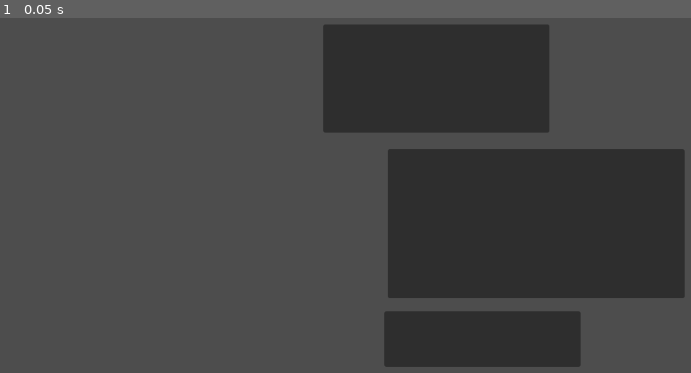
Above: before the commit, frame 1.
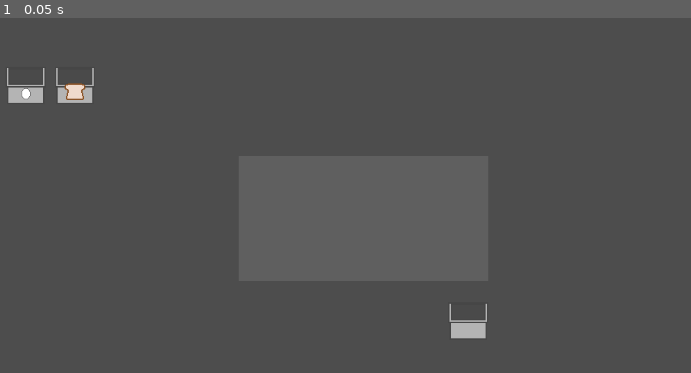
Above: after the commit, the same moment.

Repository: Sherwoodwt/eggsistential-crisis
Game: Godot game, scene res://scenes/game.tscn
Two runs of this game, one before a commit and one after it. Both use one fixed random seed, a clock stepped at 60 frames per second and the inputs below. Before the commit the project starts from res://game.tscn.
Inputs:
- Up to frame 1 (0.05 s): no input

The runs differ from the first frame. In frame 1, 33% of the frame differs, in the area x 1-99%, y 1-99%.

Commit message:
drag and drop ingredients, almost done with trash

Diff:
--- a/egg.gd
+++ /dev/null
@@ -1,15 +0,0 @@
-extends Control
-
-@export var egg_meat: PackedScene
-
-func _process(delta: float) -> void:
-	if Input.is_mouse_button_pressed(MOUSE_BUTTON_LEFT):
-		global_position = get_global_mouse_position()
-
-func open(loc: Vector2):
-	var instance = egg_meat.instantiate() as Control
-	instance.position = loc
-	add_sibling(instance)
-
-#	for now destroy
-	queue_free()
--- a/egg.tscn
+++ b/egg.tscn
@@ -1,8 +1,39 @@
 [gd_scene format=3 uid="uid://br8okg7f8r03d"]
 
-[ext_resource type="Texture2D" uid="uid://gverx1r5lsc0" path="res://egg.png" id="1_6upkn"]
-[ext_resource type="Script" uid="uid://diottfv4pl4b5" path="res://egg.gd" id="1_60cwx"]
-[ext_resource type="PackedScene" uid="uid://bit67gx1wl1d7" path="res://egg_meat.tscn" id="2_s80rl"]
+[ext_resource type="Texture2D" uid="uid://b40q8cqf8dymj" path="res://sprites/fried_egg.png" id="1_6upkn"]
+
+[sub_resource type="GDScript" id="GDScript_60cwx"]
+script/source = "extends Control
+
+@export var egg_meat: PackedScene
+
+func _process(delta: float) -> void:
+	if Input.is_mouse_button_pressed(MOUSE_BUTTON_LEFT):
+		global_position = get_global_mouse_position()
+
+func open(loc: Vector2):
+	var instance = egg_meat.instantiate() as Control
+	instance.position = loc
+	add_sibling(instance)
+
+#	for now destroy
+	queue_free()
+"
+
+[sub_resource type="PackedScene" id="PackedScene_s80rl"]
+_bundled = {
+"conn_count": 0,
+"conns": PackedInt32Array(),
+"editable_instances": [],
+"id_paths": [PackedInt32Array()],
+"names": PackedStringArray("EggMeat", "Control", "layout_mode", "anchors_preset", "anchor_right", "anchor_bottom", "grow_horizontal", "grow_vertical", "TextureRect", "TextureRect", "layout_mode", "offset_right", "offset_bottom", "texture"),
+"node_count": 2,
+"node_ids": PackedInt32Array(1624440962, 1899709114),
+"node_paths": [NodePath(".")],
+"nodes": PackedInt32Array(-1, -1, 1, 0, -1, 6, 2, 0, 3, 1, 4, 2, 5, 3, 6, 4, 7, 5, 0, 1073741824, 0, 9, 8, -1, 4, 10, 6, 11, 7, 12, 8, 13, 9, 0),
+"variants": [3, 15, 1.0, 1.0, 2, 2, 0, 40.0, 40.0, ExtResource("1_6upkn")],
+"version": 3
+}
 
 [node name="Egg" type="Control" unique_id=1634030217]
 layout_mode = 3
@@ -11,11 +42,5 @@
 anchor_bottom = 1.0
 grow_horizontal = 2
 grow_vertical = 2
-script = ExtResource("1_60cwx")
-egg_meat = ExtResource("2_s80rl")
-
-[node name="TextureRect" type="TextureRect" parent="." unique_id=1476675264]
-layout_mode = 0
-offset_right = 40.0
-offset_bottom = 40.0
-texture = ExtResource("1_6upkn")
+script = SubResource("GDScript_60cwx")
+egg_meat = SubResource("PackedScene_s80rl")
--- a/egg_meat.tscn
+++ /dev/null
@@ -1,17 +0,0 @@
-[gd_scene format=3 uid="uid://bit67gx1wl1d7"]
-
-[ext_resource type="Texture2D" uid="uid://b40q8cqf8dymj" path="res://egg_meat.png" id="1_5uhtc"]
-
-[node name="EggMeat" type="Control" unique_id=1624440962]
-layout_mode = 3
-anchors_preset = 15
-anchor_right = 1.0
-anchor_bottom = 1.0
-grow_horizontal = 2
-grow_vertical = 2
-
-[node name="TextureRect" type="TextureRect" parent="." unique_id=1899709114]
-layout_mode = 0
-offset_right = 40.0
-offset_bottom = 40.0
-texture = ExtResource("1_5uhtc")
--- a/events.gd
+++ /dev/null
@@ -1,3 +0,0 @@
-extends Node
-
-signal grab(item: Node)
--- a/game.tscn
+++ /dev/null
@@ -1,58 +0,0 @@
-[gd_scene format=3 uid="uid://cy4oxwpp8y83p"]
-
-[ext_resource type="Script" uid="uid://ds60yn5kvgf3q" path="res://grab.gd" id="1_80nbo"]
-[ext_resource type="PackedScene" uid="uid://br8okg7f8r03d" path="res://egg.tscn" id="2_e2o6t"]
-[ext_resource type="Script" uid="uid://bb4qpj3lfdknw" path="res://grill.gd" id="3_feb5d"]
-
-[node name="Game" type="Control" unique_id=1792544149]
-layout_mode = 3
-anchors_preset = 15
-anchor_right = 1.0
-anchor_bottom = 1.0
-grow_horizontal = 2
-grow_vertical = 2
-
-[node name="Panel" type="Panel" parent="." unique_id=1766854468]
-layout_mode = 1
-anchors_preset = 8
-anchor_left = 0.5
-anchor_top = 0.5
-anchor_right = 0.5
-anchor_bottom = 0.5
-offset_left = 30.0
-offset_top = 134.0
-offset_right = 313.0
-offset_bottom = 214.0
-grow_horizontal = 2
-grow_vertical = 2
-script = ExtResource("1_80nbo")
-item_scene = ExtResource("2_e2o6t")
-
-[node name="Grill" type="Panel" parent="." unique_id=662914279]
-layout_mode = 1
-anchors_preset = 8
-anchor_left = 0.5
-anchor_top = 0.5
-anchor_right = 0.5
-anchor_bottom = 0.5
-offset_left = 35.0
-offset_top = -100.0
-offset_right = 463.0
-offset_bottom = 115.0
-grow_horizontal = 2
-grow_vertical = 2
-script = ExtResource("3_feb5d")
-
-[node name="Window" type="Panel" parent="." unique_id=1492271176]
-layout_mode = 1
-anchors_preset = 8
-anchor_left = 0.5
-anchor_top = 0.5
-anchor_right = 0.5
-anchor_bottom = 0.5
-offset_left = -58.0
-offset_top = -280.0
-offset_right = 268.0
-offset_bottom = -124.0
-grow_horizontal = 2
-grow_vertical = 2
--- a/grab.gd
+++ /dev/null
@@ -1,8 +0,0 @@
-extends Panel
-
-@export var item_scene: PackedScene
-
-func _get_drag_data(at_position: Vector2) -> Variant:
-	var instance = item_scene.instantiate()
-	add_sibling(instance)
-	return instance
--- a/grill.gd
+++ /dev/null
@@ -1,4 +0,0 @@
-extends Panel
-
-func _drop_data(at_position: Vector2, data: Variant) -> void:
-	print(data)
--- a/project.godot
+++ b/project.godot
@@ -11,17 +11,17 @@
 [application]
 
 config/name="EggsistentialCrisis"
-run/main_scene="res://game.tscn"
-config/features=PackedStringArray("4.6", "GL Compatibility")
+run/main_scene="uid://xr2nbehopw4o"
+config/features=PackedStringArray("4.7", "GL Compatibility")
 config/icon="res://icon.svg"
 
-[autoload]
+[input]
 
-Events="*uid://cwlkxbnvclpp4"
-
-[display]
-
-window/size/mode=2
+grab={
+"deadzone": 0.2,
+"events": [Object(InputEventMouseButton,"resource_local_to_scene":false,"resource_name":"","device":-1,"window_id":0,"alt_pressed":false,"shift_pressed":false,"ctrl_pressed":false,"meta_pressed":false,"button_mask":1,"position":Vector2(240, 13),"global_position":Vector2(249, 61),"factor":1.0,"button_index":1,"canceled":false,"pressed":true,"double_click":false,"script":null)
+]
+}
 
 [physics]
 
--- /dev/null
+++ b/scenes/food/egg.tscn
@@ -0,0 +1,30 @@
+[gd_scene format=3 uid="uid://koojw113cnu4"]
+
+[ext_resource type="Script" uid="uid://txb5lukn44vs" path="res://scripts/cookable_ingredient.gd" id="1_34461"]
+[ext_resource type="Script" uid="uid://tiglmwd6t4kk" path="res://scripts/cook_method.gd" id="2_6phm8"]
+[ext_resource type="Texture2D" uid="uid://gverx1r5lsc0" path="res://sprites/egg.png" id="3_vh25c"]
+[ext_resource type="PackedScene" uid="uid://dgl2o8lwlgiq3" path="res://scenes/food/fried_egg.tscn" id="3_ww3ow"]
+[ext_resource type="Texture2D" uid="uid://xebtemqxo770" path="res://sprites/frying_egg.png" id="4_6phm8"]
+
+[sub_resource type="Resource" id="Resource_5yv1l"]
+script = ExtResource("2_6phm8")
+cooked_ingredient = ExtResource("3_ww3ow")
+cooking_sprite = ExtResource("4_6phm8")
+cooker = "stove"
+cook_time = 7.0
+metadata/_custom_type_script = "uid://tiglmwd6t4kk"
+
+[sub_resource type="CapsuleShape2D" id="CapsuleShape2D_l64r8"]
+
+[node name="Egg" type="Area2D" unique_id=1363460732]
+script = ExtResource("1_34461")
+cook_methods = Array[ExtResource("2_6phm8")]([SubResource("Resource_5yv1l")])
+id = "egg"
+
+[node name="Timer" type="Timer" parent="." unique_id=713227516]
+
+[node name="Sprite2D" type="Sprite2D" parent="." unique_id=262817493]
+texture = ExtResource("3_vh25c")
+
+[node name="CollisionShape2D" type="CollisionShape2D" parent="." unique_id=1371519838]
+shape = SubResource("CapsuleShape2D_l64r8")
--- /dev/null
+++ b/scenes/food/fried_egg.tscn
@@ -0,0 +1,23 @@
+[gd_scene format=3 uid="uid://dgl2o8lwlgiq3"]
+
+[ext_resource type="Script" uid="uid://ci0fwb2ooxklo" path="res://scripts/ingredient.gd" id="1_ybnph"]
+[ext_resource type="Texture2D" uid="uid://bava8d2dl0ff1" path="res://sprites/burnt_fried_egg.png" id="2_gbq58"]
+[ext_resource type="Texture2D" uid="uid://b40q8cqf8dymj" path="res://sprites/fried_egg.png" id="2_hisr7"]
+
+[sub_resource type="CircleShape2D" id="CircleShape2D_5yv1l"]
+radius = 15.033297
+
+[node name="FriedEgg" type="Area2D" unique_id=1726214408]
+script = ExtResource("1_ybnph")
+id = "fried_egg"
+is_edible = true
+burn_time = 7.0
+burnt = ExtResource("2_gbq58")
+
+[node name="Timer" type="Timer" parent="." unique_id=472030533]
+
+[node name="CollisionShape2D" type="CollisionShape2D" parent="." unique_id=1813649105]
+shape = SubResource("CircleShape2D_5yv1l")
+
+[node name="Sprite2D" type="Sprite2D" parent="." unique_id=1156334465]
+texture = ExtResource("2_hisr7")
--- /dev/null
+++ b/scenes/food/sliced_bread.tscn
@@ -0,0 +1,33 @@
+[gd_scene format=3 uid="uid://lxxwk60bbusg"]
+
+[ext_resource type="Script" uid="uid://txb5lukn44vs" path="res://scripts/cookable_ingredient.gd" id="1_tvt0f"]
+[ext_resource type="Texture2D" uid="uid://cl5a6lflsh3rl" path="res://sprites/sliced_bread.png" id="2_a34ib"]
+[ext_resource type="Script" uid="uid://tiglmwd6t4kk" path="res://scripts/cook_method.gd" id="2_o421x"]
+[ext_resource type="PackedScene" uid="uid://dyxkf5exs2bij" path="res://scenes/food/sliced_toast.tscn" id="3_7ix2g"]
+
+[sub_resource type="Resource" id="Resource_5yv1l"]
+script = ExtResource("2_o421x")
+cooked_ingredient = ExtResource("3_7ix2g")
+cooking_sprite = ExtResource("2_a34ib")
+cooker = "stove"
+cook_time = 12.0
+metadata/_custom_type_script = "uid://tiglmwd6t4kk"
+
+[sub_resource type="RectangleShape2D" id="RectangleShape2D_5yv1l"]
+size = Vector2(51, 43)
+
+[node name="SlicedBread" type="Area2D" unique_id=1597177013]
+script = ExtResource("1_tvt0f")
+cook_methods = Array[ExtResource("2_o421x")]([SubResource("Resource_5yv1l")])
+id = "sliced_bread"
+is_bread = true
+is_edible = true
+
+[node name="Timer" type="Timer" parent="." unique_id=1627974395]
+
+[node name="CollisionShape2D" type="CollisionShape2D" parent="." unique_id=2095187760]
+position = Vector2(-0.5, -7.5)
+shape = SubResource("RectangleShape2D_5yv1l")
+
+[node name="Sprite2D" type="Sprite2D" parent="." unique_id=1767466773]
+texture = ExtResource("2_a34ib")
--- /dev/null
+++ b/scenes/food/sliced_toast.tscn
@@ -0,0 +1,25 @@
+[gd_scene format=3 uid="uid://dyxkf5exs2bij"]
+
+[ext_resource type="Script" uid="uid://ci0fwb2ooxklo" path="res://scripts/ingredient.gd" id="1_ngq6a"]
+[ext_resource type="Texture2D" uid="uid://bmiq88j0vvflg" path="res://sprites/burnt_sliced_toast.png" id="2_n8mpr"]
+[ext_resource type="Texture2D" uid="uid://b7y53bpqruapb" path="res://sprites/sliced_toast.png" id="2_ts1dx"]
+
+[sub_resource type="RectangleShape2D" id="RectangleShape2D_5yv1l"]
+size = Vector2(51, 45)
+
+[node name="SlicedToast" type="Area2D" unique_id=1648100404]
+script = ExtResource("1_ngq6a")
+id = "sliced_toast"
+is_bread = true
+is_edible = true
+burn_time = 7.0
+burnt = ExtResource("2_n8mpr")
+
+[node name="Timer" type="Timer" parent="." unique_id=564188749]
+
+[node name="CollisionShape2D" type="CollisionShape2D" parent="." unique_id=1031367461]
+position = Vector2(0.5, -5.5)
+shape = SubResource("RectangleShape2D_5yv1l")
+
+[node name="Sprite2D" type="Sprite2D" parent="." unique_id=1512631976]
+texture = ExtResource("2_ts1dx")
--- /dev/null
+++ b/scenes/game.tscn
@@ -0,0 +1,42 @@
+[gd_scene format=3 uid="uid://xr2nbehopw4o"]
+
+[ext_resource type="PackedScene" uid="uid://bg10admtciej8" path="res://scenes/stove.tscn" id="1_uwrxv"]
+[ext_resource type="PackedScene" uid="uid://br4bm2qccr776" path="res://scenes/ingredient_container.tscn" id="2_yqjtg"]
+[ext_resource type="PackedScene" uid="uid://koojw113cnu4" path="res://scenes/food/egg.tscn" id="3_lnu2h"]
+[ext_resource type="PackedScene" uid="uid://lxxwk60bbusg" path="res://scenes/food/sliced_bread.tscn" id="4_lbhrr"]
+[ext_resource type="Script" uid="uid://dla5p03opnsh4" path="res://scripts/trash.gd" id="5_iywne"]
+[ext_resource type="Texture2D" uid="uid://dbud3xiu1aw4b" path="res://sprites/container.png" id="6_p57ef"]
+
+[sub_resource type="RectangleShape2D" id="RectangleShape2D_5yv1l"]
+size = Vector2(53, 53)
+
+[node name="Game" type="Node2D" unique_id=1126588430]
+
+[node name="Camera2D" type="Camera2D" parent="." unique_id=2138205377]
+
+[node name="Trash" type="Area2D" parent="." unique_id=2090500275]
+position = Vector2(150, 149)
+script = ExtResource("5_iywne")
+capacity = 30
+
+[node name="CollisionShape2D" type="CollisionShape2D" parent="Trash" unique_id=348374880]
+position = Vector2(0.5, -1.5)
+shape = SubResource("RectangleShape2D_5yv1l")
+
+[node name="Sprite2D" type="Sprite2D" parent="Trash" unique_id=1732783663]
+texture = ExtResource("6_p57ef")
+
+[node name="Stove" parent="." unique_id=2106285633 instance=ExtResource("1_uwrxv")]
+
+[node name="IngredientContainer" parent="." unique_id=470770755 instance=ExtResource("2_yqjtg")]
+position = Vector2(-488, -191)
+ingredient = ExtResource("3_lnu2h")
+amount = 100
+
+[node name="IngredientContainer2" parent="." unique_id=1081981084 instance=ExtResource("2_yqjtg")]
+position = Vector2(-417, -191)
+ingredient = ExtResource("4_lbhrr")
+amount = 100
+
+[connection signal="area_entered" from="Trash" to="Trash" method="_on_area_entered"]
+[connection signal="area_exited" from="Trash" to="Trash" method="_on_area_exited"]
--- /dev/null
+++ b/scenes/ingredient_container.tscn
@@ -0,0 +1,23 @@
+[gd_scene format=3 uid="uid://br4bm2qccr776"]
+
+[ext_resource type="Script" uid="uid://c8rakr4jhl50p" path="res://scripts/ingredient_container.gd" id="1_coqhe"]
+[ext_resource type="Texture2D" uid="uid://dbud3xiu1aw4b" path="res://sprites/container.png" id="2_v0rxn"]
+
+[sub_resource type="RectangleShape2D" id="RectangleShape2D_5yv1l"]
+size = Vector2(56, 54)
+
+[node name="IngredientContainer" type="Area2D" unique_id=470770755]
+script = ExtResource("1_coqhe")
+
+[node name="CollisionShape2D" type="CollisionShape2D" parent="." unique_id=2031868484]
+position = Vector2(1, -1)
+shape = SubResource("RectangleShape2D_5yv1l")
+
+[node name="Sprite2D" type="Sprite2D" parent="." unique_id=1368836169]
+texture = ExtResource("2_v0rxn")
+
+[node name="Contents" type="Sprite2D" parent="." unique_id=382545043]
+position = Vector2(1, 11)
+scale = Vector2(0.5, 0.5)
+
+[connection signal="input_event" from="." to="." method="_on_input_event"]
--- /dev/null
+++ b/scenes/stove.tscn
@@ -0,0 +1,86 @@
+[gd_scene format=3 uid="uid://bg10admtciej8"]
+
+[ext_resource type="PackedScene" uid="uid://di5ujrudev4ja" path="res://scenes/stove_section.tscn" id="1_bocw4"]
+
+[sub_resource type="CanvasTexture" id="CanvasTexture_5yv1l"]
+
+[node name="Stove" type="Node2D" unique_id=2106285633]
+
+[node name="Sprite2D" type="Sprite2D" parent="." unique_id=1853354067]
+modulate = Color(0.37413925, 0.37413928, 0.37413922, 1)
+position = Vector2(1.9073486e-06, 0)
+scale = Vector2(360, 180)
+texture = SubResource("CanvasTexture_5yv1l")
+
+[node name="StoveSection" parent="." unique_id=2017318805 instance=ExtResource("1_bocw4")]
+position = Vector2(-150, -60)
+
+[node name="StoveSection2" parent="." unique_id=336467497 instance=ExtResource("1_bocw4")]
+position = Vector2(-90, -60)
+
+[node name="StoveSection3" parent="." unique_id=1286712099 instance=ExtResource("1_bocw4")]
+position = Vector2(-30, -60)
+
+[node name="StoveSection4" parent="." unique_id=357352589 instance=ExtResource("1_bocw4")]
+position = Vector2(30, -60)
+
+[node name="StoveSection5" parent="." unique_id=433923668 instance=ExtResource("1_bocw4")]
+position = Vector2(90, -60)
+
+[node name="StoveSection6" parent="." unique_id=1559891396 instance=ExtResource("1_bocw4")]
+position = Vector2(150, -60)
+
+[node name="StoveSection7" parent="." unique_id=958561373 instance=ExtResource("1_bocw4")]
+position = Vector2(-150, 0)
+
+[node name="StoveSection8" parent="." unique_id=1687100524 instance=ExtResource("1_bocw4")]
+position = Vector2(-90, 0)
+
+[node name="StoveSection9" parent="." unique_id=277429932 instance=ExtResource("1_bocw4")]
+position = Vector2(-30, 0)
+
+[node name="StoveSection10" parent="." unique_id=390146633 instance=ExtResource("1_bocw4")]
+position = Vector2(30, 0)
+
+[node name="StoveSection11" parent="." unique_id=814153286 instance=ExtResource("1_bocw4")]
+position = Vector2(90, 0)
+
+[node name="StoveSection12" parent="." unique_id=2146513532 instance=ExtResource("1_bocw4")]
+position = Vector2(150, 0)
+
+[node name="StoveSection13" parent="." unique_id=620489607 instance=ExtResource("1_bocw4")]
+position = Vector2(-150, 60)
+
+[node name="StoveSection14" parent="." unique_id=1091244594 instance=ExtResource("1_bocw4")]
+position = Vector2(-90, 60)
+
+[node name="StoveSection15" parent="." unique_id=1431292410 instance=ExtResource("1_bocw4")]
+position = Vector2(-30, 60)
+
+[node name="StoveSection16" parent="." unique_id=1531100128 instance=ExtResource("1_bocw4")]
+position = Vector2(30, 60)
+
+[node name="StoveSection17" parent="." unique_id=194730332 instance=ExtResource("1_bocw4")]
+position = Vector2(90, 60)
+
+[node name="StoveSection18" parent="." unique_id=887787865 instance=ExtResource("1_bocw4")]
+position = Vector2(150, 60)
+
+[connection signal="area_exited" from="StoveSection" to="StoveSection" method="_on_area_exited"]
+[connection signal="area_exited" from="StoveSection2" to="StoveSection2" method="_on_area_exited"]
+[connection signal="area_exited" from="StoveSection3" to="StoveSection3" method="_on_area_exited"]
+[connection signal="area_exited" from="StoveSection4" to="StoveSection4" method="_on_area_exited"]
+[connection signal="area_exited" from="StoveSection5" to="StoveSection5" method="_on_area_exited"]
+[connection signal="area_exited" from="StoveSection6" to="StoveSection6" method="_on_area_exited"]
+[connection signal="area_exited" from="StoveSection7" to="StoveSection7" method="_on_area_exited"]
+[connection signal="area_exited" from="StoveSection8" to="StoveSection8" method="_on_area_exited"]
+[connection signal="area_exited" from="StoveSection9" to="StoveSection9" method="_on_area_exited"]
+[connection signal="area_exited" from="StoveSection10" to="StoveSection10" method="_on_area_exited"]
+[connection signal="area_exited" from="StoveSection11" to="StoveSection11" method="_on_area_exited"]
+[connection signal="area_exited" from="StoveSection12" to="StoveSection12" method="_on_area_exited"]
+[connection signal="area_exited" from="StoveSection13" to="StoveSection13" method="_on_area_exited"]
+[connection signal="area_exited" from="StoveSection14" to="StoveSection14" method="_on_area_exited"]
+[connection signal="area_exited" from="StoveSection15" to="StoveSection15" method="_on_area_exited"]
+[connection signal="area_exited" from="StoveSection16" to="StoveSection16" method="_on_area_exited"]
+[connection signal="area_exited" from="StoveSection17" to="StoveSection17" method="_on_area_exited"]
+[connection signal="area_exited" from="StoveSection18" to="StoveSection18" method="_on_area_exited"]
--- /dev/null
+++ b/scenes/stove_section.tscn
@@ -0,0 +1,15 @@
+[gd_scene format=3 uid="uid://di5ujrudev4ja"]
+
+[ext_resource type="Script" uid="uid://uuxkriebs5wa" path="res://scripts/cooker.gd" id="1_cxvxy"]
+
+[sub_resource type="RectangleShape2D" id="RectangleShape2D_5yv1l"]
+size = Vector2(60, 60)
+
+[node name="StoveSection" type="Area2D" unique_id=2017318805]
+script = ExtResource("1_cxvxy")
+id = "stove"
+
+[node name="CollisionShape2D" type="CollisionShape2D" parent="." unique_id=2011303331]
+shape = SubResource("RectangleShape2D_5yv1l")
+
+[connection signal="area_entered" from="." to="." method="_on_area_entered"]
--- /dev/null
+++ b/scripts/cook_method.gd
@@ -0,0 +1,7 @@
+class_name CookMethod
+extends Resource
+
+@export var cooked_ingredient: PackedScene
+@export var cooking_sprite: Texture2D
+@export var cooker: String
+@export var cook_time: float
--- /dev/null
+++ b/scripts/cookable_ingredient.gd
@@ -0,0 +1,26 @@
+class_name CookableIngredient
+extends Ingredient
+
+signal done_cookin(ingredient: Ingredient)
+
+@export var cook_methods: Array[CookMethod]
+
+func _ready():
+	pass
+
+func cook(cooker: Cooker):
+	var index = cook_methods.find_custom(func(m): return m.cooker == cooker.id)
+	if index < 0:
+		return
+
+	var method = cook_methods[index]
+	sprite.texture = method.cooking_sprite
+	timer.wait_time = method.cook_time
+	timer.timeout.connect(done_cooking.bind(method))
+	timer.start()
+
+func done_cooking(method: CookMethod):
+	var instance = method.cooked_ingredient.instantiate() as Ingredient
+	add_sibling(instance)
+	queue_free.call_deferred()
+	done_cookin.emit(instance)
--- /dev/null
+++ b/scripts/cooker.gd
@@ -0,0 +1,13 @@
+class_name Cooker
+extends DropSpace
+
+@export var id: String
+
+func _on_drop():
+	super()
+	ingredient.cook(self)
+	ingredient.done_cookin.connect(done_cookin)
+
+func done_cookin(result: Ingredient):
+	result.cook(self)
+	ingredient = result
--- /dev/null
+++ b/scripts/drop_space.gd
@@ -0,0 +1,53 @@
+class_name DropSpace
+extends Area2D
+
+var hover_ingredient: Ingredient
+var dragging: bool
+var ingredient: Ingredient
+
+func contains_point(point: Vector2) -> bool:
+	var query = PhysicsPointQueryParameters2D.new()
+	query.position = point
+	query.collide_with_areas = true
+	query.collide_with_bodies = false
+	query.collision_mask = collision_layer
+	var results: Array[Dictionary] = get_world_2d().direct_space_state.intersect_point(query)
+
+	for result in results:
+		if result["collider"] == self:
+			return true
+	return false
+
+func _ready():
+	input_event.connect(_on_input_event)
+
+func _on_area_entered(area: Area2D) -> void:
+	if area is Ingredient and hover_ingredient == null:
+		hover_ingredient = area as Ingredient
+
+func _on_area_exited(area: Area2D) -> void:
+	if area is Ingredient and hover_ingredient != null:
+		hover_ingredient = null
+
+func _on_input_event(viewport: Node, event: InputEvent, shape_idx: int):
+	if Input.is_action_pressed("grab") and !dragging and ingredient != null:
+		dragging = true
+		ingredient.global_position = get_global_mouse_position()
+
+func _input(event: InputEvent) -> void:
+	if Input.is_action_just_released("grab"):
+		if hover_ingredient != null and ingredient == null:
+			if contains_point(get_global_mouse_position()):
+				_on_drop()
+		if ingredient != null:
+			dragging = false
+			ingredient.global_position = Vector2.ZERO
+
+func _on_drop():
+	ingredient = hover_ingredient
+	ingredient.position = Vector2.ZERO
+	ingredient.reparent(self, false)
+
+func _physics_process(delta: float) -> void:
+	if dragging:
+		ingredient.global_position = get_global_mouse_position()
--- /dev/null
+++ b/scripts/ingredient.gd
@@ -0,0 +1,27 @@
+class_name Ingredient
+extends Area2D
+
+
+
+@onready var sprite: Sprite2D = $Sprite2D
+@onready var timer: Timer = $Timer
+
+@export var id: String
+@export var is_bread: bool
+@export var is_edible: bool
+@export var burn_time: float
+@export var burnt: Texture2D
+
+var moving: bool
+
+func _ready():
+	timer.wait_time = burn_time
+	timer.timeout.connect(_burn)
+
+func cook(cooker: Cooker):
+	timer.start()
+
+func _burn():
+	sprite.texture = burnt
+	is_edible = false
+	timer.stop()
--- /dev/null
+++ b/scripts/ingredient_container.gd
@@ -0,0 +1,45 @@
+extends Area2D
+
+@onready var contents: Sprite2D = $Contents
+
+@export var ingredient: PackedScene
+@export var amount: int
+
+var dragging: bool
+var instance: Ingredient
+
+func _ready():
+	var instance = ingredient.instantiate()
+	var children = instance.get_children()
+	var i = children.find_custom(func(c): return c is Sprite2D)
+	if i >= 0:
+		var sprite = children[i] as Sprite2D
+		contents.texture = sprite.texture
+
+func _on_input_event(viewport: Node, event: InputEvent, shape_idx: int) -> void:
+	if Input.is_action_pressed("grab") and !dragging and amount > 0:
+		dragging = true
+		instance = ingredient.instantiate() as Ingredient
+		instance.global_position = get_global_mouse_position()
+		add_sibling(instance)
+
+func _physics_process(delta: float) -> void:
+	if dragging:
+		instance.global_position = get_global_mouse_position()
+
+func _input(event: InputEvent) -> void:
+	if Input.is_action_just_released("grab") and instance != null:
+		dragging = false
+		var query = PhysicsPointQueryParameters2D.new()
+		query.position = get_global_mouse_position()
+		query.collide_with_areas = true
+		query.collide_with_bodies = false
+		query.collision_mask = collision_layer
+		var results = get_world_2d().direct_space_state.intersect_point(query)
+		var filtered_results = results.filter(func(r): return r["collider"] != instance)
+		if filtered_results.size() == 0:
+			instance.queue_free.call_deferred()
+			return
+		for result in filtered_results:
+			if result["collider"] == self:
+				instance.queue_free.call_deferred()
--- /dev/null
+++ b/scripts/trash.gd
@@ -0,0 +1,10 @@
+extends DropSpace
+
+@export var capacity: int
+
+var content: int
+
+func _input(event: InputEvent) -> void:
+	if Input.is_action_just_released("grab") and hover_ingredient != null and content < capacity:
+		hover_ingredient.queue_free.call_deferred()
+		content += 1
Not shown, removed: egg.gd.uid
Binary file removed: egg_meat.png
Not shown, removed: events.gd.uid
Not shown, removed: grab.gd.uid
Not shown, removed: grill.gd.uid
Not shown, added: scripts/cook_method.gd.uid
Not shown, added: scripts/cookable_ingredient.gd.uid
Not shown, added: scripts/cooker.gd.uid
Not shown, added: scripts/drop_space.gd.uid
Not shown, added: scripts/ingredient.gd.uid
Not shown, added: scripts/ingredient_container.gd.uid
Not shown, added: scripts/trash.gd.uid
(and 16 more such lines)
